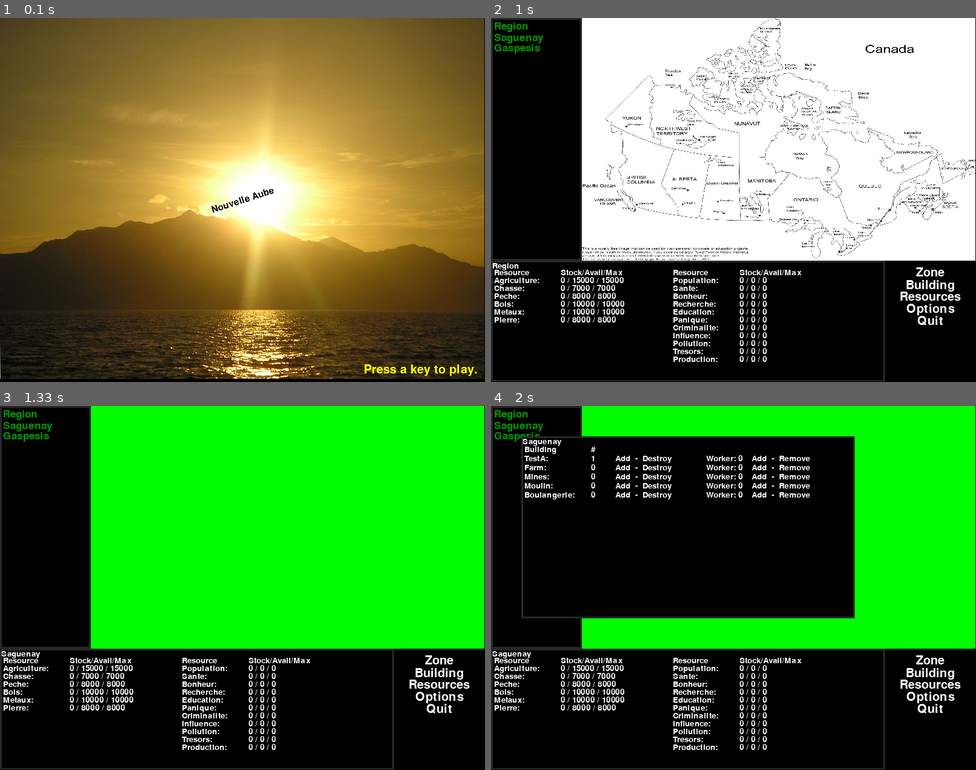
Above: before the commit, frames 1-4 (two rows, left to right).
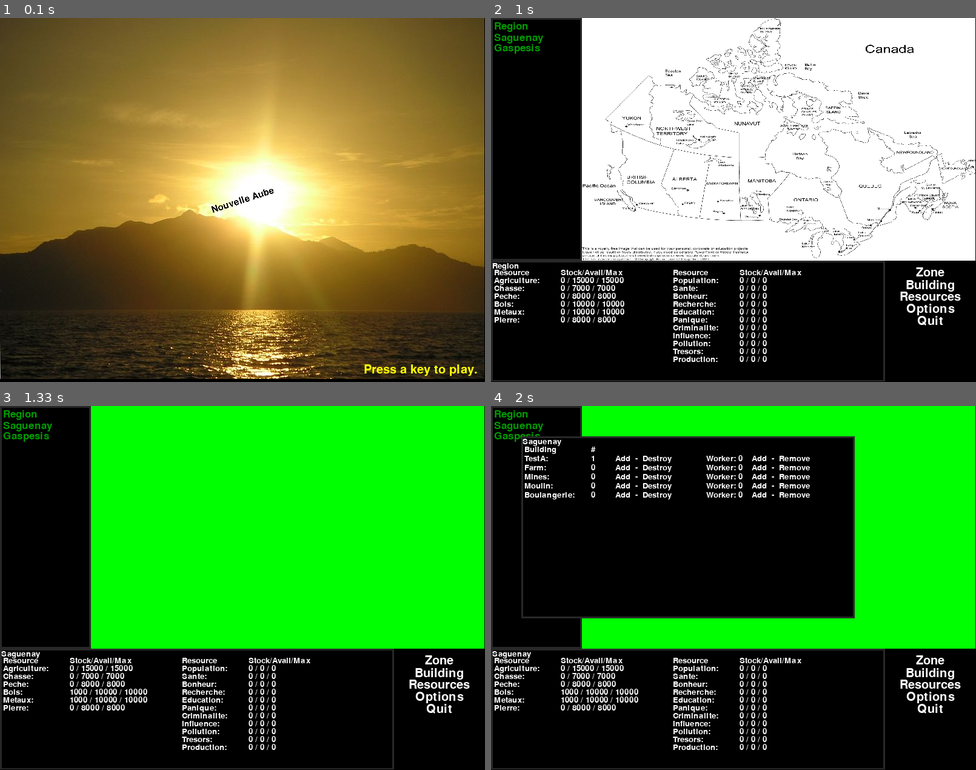
Above: after the commit, the same moments.

Repository: JeanGuilmette/NouvelleAube
Game: pygame game, started from src/Start.py
Same seed, same stepped clock (60 frames per second), same inputs: the game is played once before the commit and once after it.
Inputs (mouse positions are in pixels of both pictures, inside the frame that each line leads up to):
- Up to frame 1 (0.1 s): no input
- Up to frame 2 (1 s): click (733, 200) at 0.4 s; click "Start" at 0.73 s
- Up to frame 3 (1.33 s): click (29, 427) at 1.07 s
- Up to frame 4 (2 s): click "Building" at 1.38 s; click (626, 456) at 1.72 s

Frames 1-2 are identical in both runs. In frame 3, 0.4% of the frame differs, in the area x 14-31%, y 77-82%; in frame 4, 0.4%.

Commit message:
- Remove construction cost

Diff:
--- a/src/Building.py
+++ b/src/Building.py
@@ -1,11 +1,11 @@
 __author__ = 'SJS'
 
 buildingDef = dict( \
-    TestA = dict(resType = "Agriculture", imgName = "testA.jpg", workerMax = 10, secteur = "primaire", space = 4, buildcost = dict( bois = 345, metaux = 6), buildTime = 5, entretient = 0.1, prerequis = "" ),
-    Farm = dict(resType = "Agriculture", imgName = "farm.jpg", workerMax = 10, secteur = "primaire", space = 4, buildcost = dict( bois = 345, metaux = 6), buildTime = 5, entretient = 0.1, prerequis = "" ),
-    Mines  =  dict(resType = "Metaux", imgName = "mine.jpg", workerMax = 100, secteur = "primaire", space = 2, buildcost = dict( bois = 345, metaux = 6), buildTime = 5, entretient = 0.1, prerequis = "" ),
-    Moulin = dict(resType = "Agriculture", imgName = "moulin.jpg", workerMax = 100, secteur = "secondaire", space = 1, buildcost = dict( bois = 345, metaux = 6), buildTime = 5, entretient = 0.1, prerequis = "" ),
-    Boulangerie = dict(resType = "Agriculture", imgName = "boulangerie.jpg", workerMax = 100, secteur = "tertiaire", space = 1, buildcost = dict( bois = 345, metaux = 6), buildTime = 5, entretient = 0.1, prerequis = "" )
+    TestA = dict(resType = "Agriculture", imgName = "testA.jpg", workerMax = 10, secteur = "primaire", space = 4, buildcost = dict( Bois = 345, Metaux = 6), buildTime = 5, entretient = 0.1, prerequis = "" ),
+    Farm = dict(resType = "Agriculture", imgName = "farm.jpg", workerMax = 10, secteur = "primaire", space = 4, buildcost = dict( Bois = 345, Metaux = 6), buildTime = 5, entretient = 0.1, prerequis = "" ),
+    Mines  =  dict(resType = "Metaux", imgName = "mine.jpg", workerMax = 100, secteur = "primaire", space = 2, buildcost = dict( Bois = 345, Metaux = 6), buildTime = 5, entretient = 0.1, prerequis = "" ),
+    Moulin = dict(resType = "Agriculture", imgName = "moulin.jpg", workerMax = 100, secteur = "secondaire", space = 1, buildcost = dict( Bois = 345, Metaux = 6), buildTime = 5, entretient = 0.1, prerequis = "" ),
+    Boulangerie = dict(resType = "Agriculture", imgName = "boulangerie.jpg", workerMax = 100, secteur = "tertiaire", space = 1, buildcost = dict( Bois = 345, Metaux = 6), buildTime = 5, entretient = 0.1, prerequis = "" )
     )
 
 
--- a/src/Island.py
+++ b/src/Island.py
@@ -30,6 +30,8 @@
     def __create(self):
         for sectorName in secteurDef:
             self.secteur[sectorName] = zone.Secteur(sectorName, secteurDef[sectorName]["terType"], secteurDef[sectorName]["resList"])
+            if(sectorName != "Region"):
+                self.secteur[sectorName].Initialize()
         self.__activeZone = "Region"
 
     def GetActiveZone(self):
--- /dev/null
+++ b/src/events.py
@@ -0,0 +1,6 @@
+'''
+Created on Dec 24, 2014
+
+@author: JA
+'''
+# Pour permettre <aparition des evenements
--- a/src/zone.py
+++ b/src/zone.py
@@ -55,6 +55,17 @@
             self.resources[resName] = resources.Resource(resName)
 
     def AddBuilding(self, buildingType, pos):
+        #Check if resources are availble
+        for resNeeded in self.batiments[buildingType].buildCost:
+            if(self.resources[resNeeded].stock >= self.batiments[buildingType].buildCost[resNeeded]):
+                pass
+            else:
+                print("Missing ressource")
+                return "No ressource"
+        #Remove resources
+        for resNeeded in self.batiments[buildingType].buildCost:
+            self.resources[resNeeded].stock -= self.batiments[buildingType].buildCost[resNeeded]
+        #Add new building
         self.batiments[buildingType].Add(pos)
 
     def RemoveBuilding(self, buildingType):
@@ -90,3 +101,8 @@
 
     def ComputeProduction(self, resource):
         pass
+
+    def Initialize(self):
+        self.resources["Bois"].stock = 1000
+        self.resources["Metaux"].stock = 1000
+        self.__population.current = 5000
